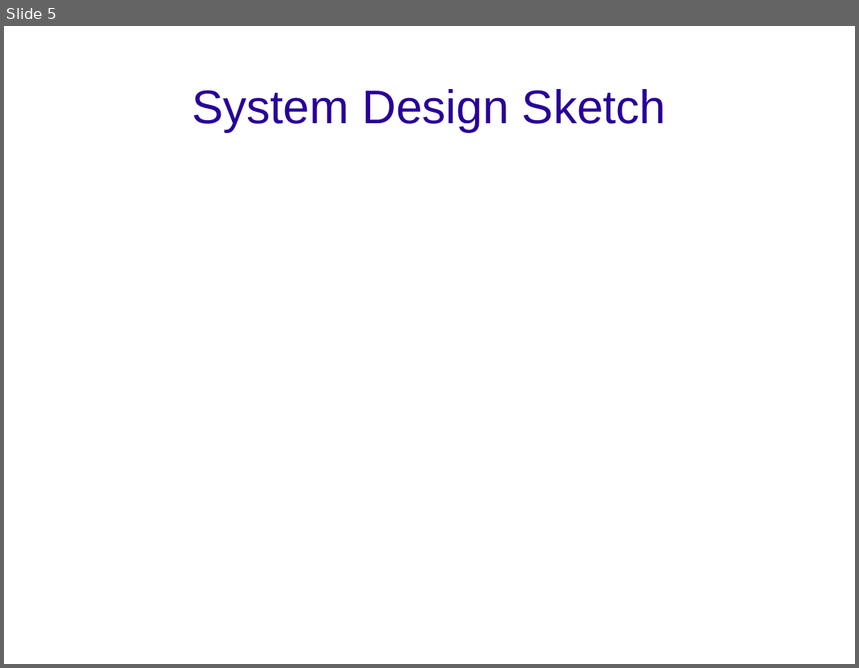
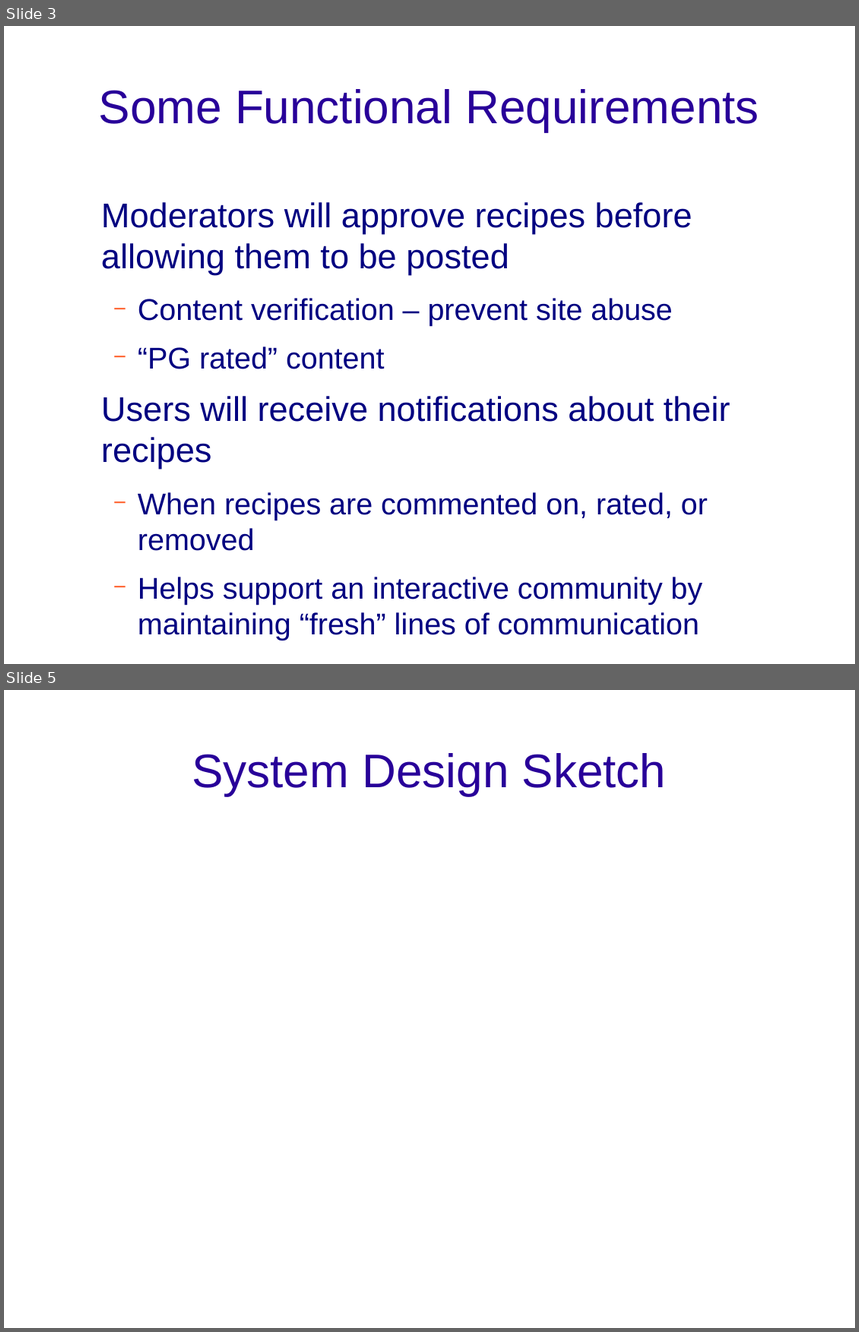
Before and after one commit to connorcook/digidiet, a slide deck: Presentations/demo1.odp. Shown one above the other, each under a label of ours: slide 5 before the commit, slides 3 and 5 after it; the slides between them are not shown. The pictures are 859x668 and 859x1332 pixels, drawn with LibreOffice and Linux fonts; fonts in the diff are those of the drawing; background and template pictures are left out. Boxes give left, top, right and bottom in pixels: in the first picture for what was removed or moved away, otherwise in the second. Text is boxed around its words. In the diff, an @@ line names an element or a change of style, - is before the commit and + after.

```diff
--- a/Presentations/demo1.odp
+++ b/Presentations/demo1.odp
@@ slide 3 added at (4,26,855,664), background picture (left out) @@
@@ title added at (99,89,759,132), 44 pt, text #280099 @@
+Some Functional Requirements
@@ text added at (101,202,731,641), 28 pt, text #000080 @@
+Moderators will approve recipes before allowing them to be posted
+  − Content verification – prevent site abuse
+  − “PG rated” content
+Users will receive notifications about their recipes
+  − When recipes are commented on, rated, or removed
+  − Helps support an interactive community by maintaining “fresh” lines of communication
```
Also in this commit, not shown: 3 slides changed, 4 other slides added, 5 slides removed.
